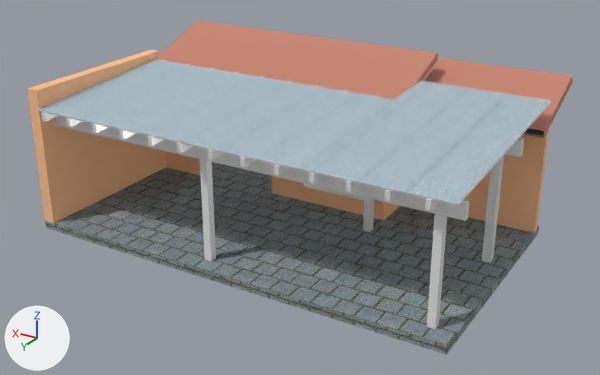
An edit to the glTF model Pergola_3posts_v2.gltf, drawn before and after from the same camera.
Camera for both pictures: a 50 mm lens placed at (-4.44, 12.79, 9.12), pointed at (5.22, -3.31, 1.07). Every picture has the same lights, and +X, +Y and +Z are marked at lower left. The older version comes first. Vertices at exactly the same position are counted once.

In view in the first picture: 'Pergola_Concept_no_rear_beam_3_posrts_rear_BH_WAVE_5_EDITABLE_EDITED_LATHS_SUNTUF_FINAL'.
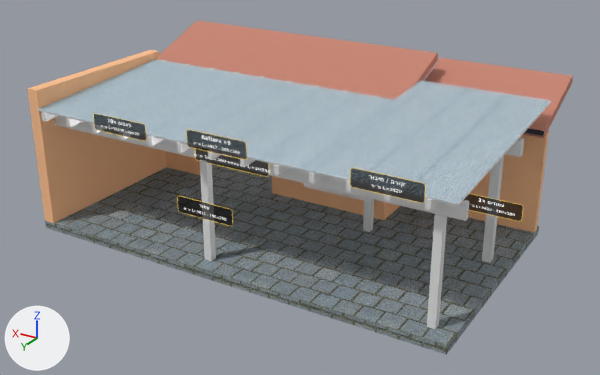
Changed parts and their boxes [x1, y1, x2, y2] in the pictures (600 x 375 px):
part 1 of me_mesh_0, added
    after: [93, 113, 523, 226]

What changed in the scene script:
```text
Add img_dimension_labels_png:
    img_dimension_labels_png = load_image('dimension_labels.png', 'dimension_labels.png', 1200, 1080, 'sRGB')
Add mat_dimension_labels:
    mat_dimension_labels = bpy.data.materials.new('Dimension_Labels')
    # uses the picture img_dimension_labels_png
Change me_mesh_0:
    used by ob_pergola_concept_no_rear_beam_3_posrts_rear_bh_wave_5_editable_edited_laths_suntuf_final; location = (0.0, 0.0, 0.0)
    remove me_mesh_0.from_pydata(...)  # 5179 vertices, 9519 faces; spans x 0.0..10.83, y -7.55..0.06, z 0.0..3.96
    add me_mesh_0.from_pydata(...)  # 5219 vertices, 9539 faces; spans x -0.22..10.83, y -7.55..0.12, z 0.0..3.96
    me_mesh_0 part 1
    20 vertices are added at x -0.22..8.52, y -5.56..0.12, z 1.22..3.33
    14 new vertices lie (0.0, 0.0, 0.44) away from vertices in x -0.22..8.52, y -5.56..0.12, z 1.36..3.33
    6 new vertices lie (0.0, 0.0, 0.46) away from vertices in x 4.19..6.68, y -3.56..-0.38, z 1.22..2.79
    20 new faces join them, mat_dimension_labels
    add me_mesh_0.materials.append(mat_dimension_labels)
```
